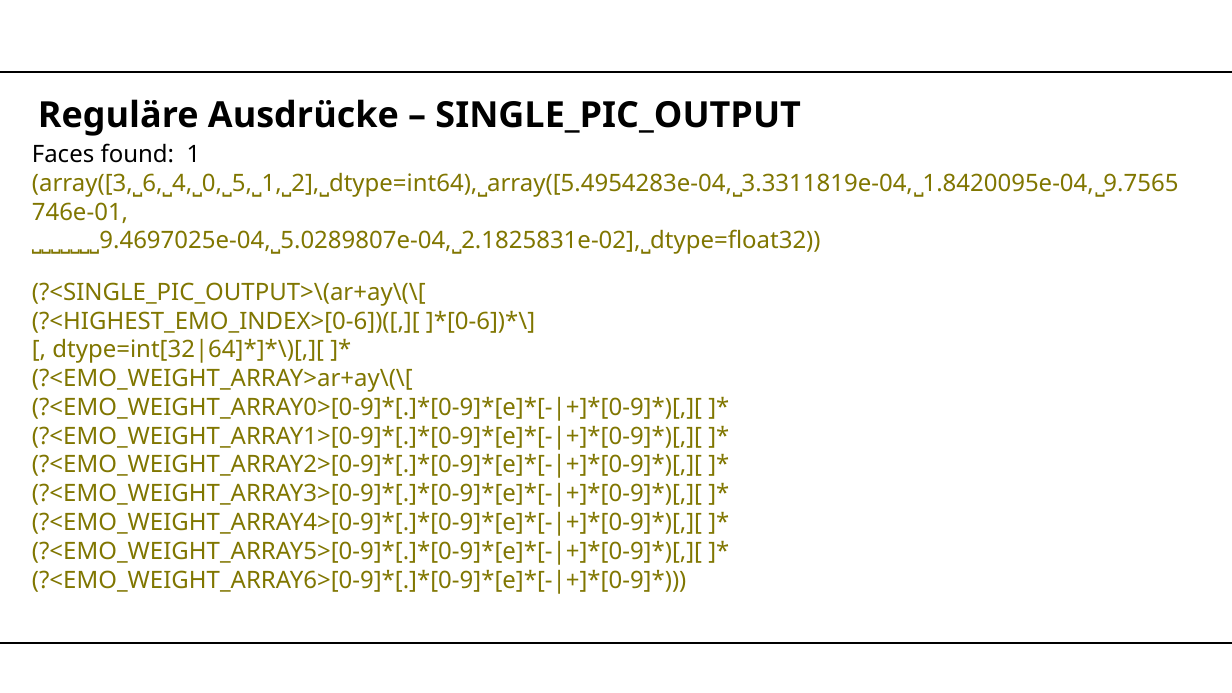
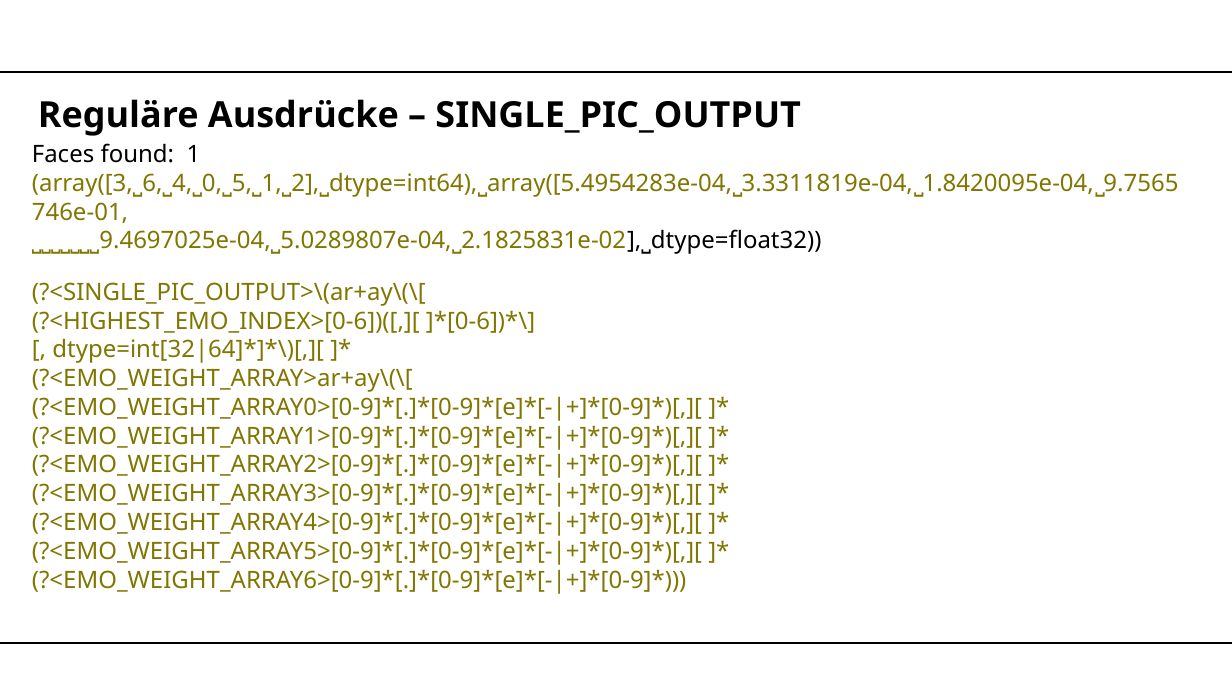
Before and after one commit to Eleanor1702/EmotionRecognition, a slide deck: slide 13 of documents/Präsentation/P2Präsentation.pptx. Drawn at 1232x693 pixels with LibreOffice and Linux fonts; fonts in the diff are those of the drawing; background and template pictures are left out. Boxes give left, top, right and bottom in pixels: in the first picture for what was removed or moved away, otherwise in the second. Text is boxed around its words. In the diff, an @@ line names an element or a change of style, - is before the commit and + after.

```diff
--- a/documents/Präsentation/P2Präsentation.pptx
+++ b/documents/Präsentation/P2Präsentation.pptx
@@ text at (99,229,822,254): text colour #807600 to #000000 in "⎵⎵⎵⎵⎵⎵⎵9.4697025e-04,⎵5.0289807e-04,⎵2.1825831e-02],⎵dtype=f ..." @@
```
Also in this commit, not shown: 1 other slide changed, 1 slide added, 1 slide removed.
